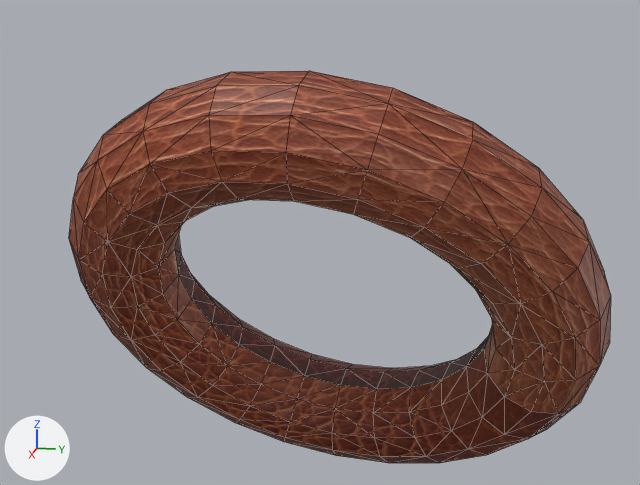
Before and after pictures for a commit that changed the OBJ model Models/Equipo/Torus.obj.
Camera for both pictures: a 50 mm camera at (0.397, -0.026, -0.766) aimed at (-0.164, -0.139, -0.906). The lights are fixed; the arrows at lower left show +X, +Y and +Z. The older version comes first. Mesh edges are drawn as thin lines. Where no turn or scale is listed for an object, it has been applied to the vertices.
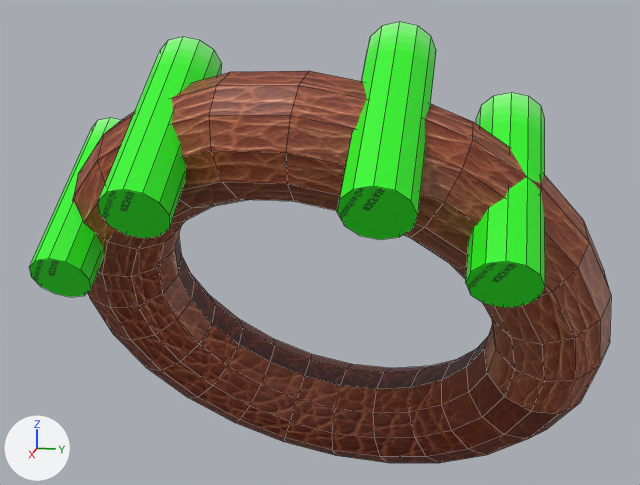
The newer file is also turned or shifted as a whole; pictures and numbers use the older file's frame.

Where the change shows, as pixel boxes [x1, y1, x2, y2] in the pictures (640 x 485 px):
'Torus', reshaped (7% wider, 12% taller)
    before: [69, 71, 611, 463]
    after: [29, 22, 611, 463]
part 1 of me_torus, added (green)
    after: [29, 118, 121, 297]
part 2 of me_torus, added (green)
    after: [98, 37, 222, 238]
part 3 of me_torus, added (green)
    after: [337, 22, 436, 240]
part 4 of me_torus, added (green)
    after: [466, 93, 545, 308]

What the commit changed:
Picture 'VerdeR.webp' (img_verder_webp) is new.
Material 'Mat_BarraCarl.002' (mat_mat_barracarl_002) is new.
Its texture is img_verder_webp.
me_torus is used by ob_torus; location (0.0, 0.0, 0.0).
me_torus had 288 vertices, 576 faces and spanned x -0.301..-0.054, y -0.32..0.05, z -1.107..-0.79.
me_torus now has 384 vertices, 344 faces and spans x -0.301..-0.015, y -0.32..0.05, z -1.107..-0.764.
me_torus part 1: a new loose piece of 24 vertices spanning x -0.208..-0.084, y -0.311..-0.271, z -0.936..-0.829, in mat_mat_barracarl_002 (picture img_verder_webp).
me_torus part 2: a new loose piece of 24 vertices spanning x -0.151..-0.027, y -0.235..-0.195, z -0.88..-0.773, in mat_mat_barracarl_002 (picture img_verder_webp).
me_torus part 3: a new loose piece of 24 vertices spanning x -0.138..-0.015, y -0.103..-0.063, z -0.872..-0.764, in mat_mat_barracarl_002 (picture img_verder_webp).
me_torus part 4: a new loose piece of 24 vertices spanning x -0.163..-0.039, y -0.039..0.001, z -0.912..-0.804, in mat_mat_barracarl_002 (picture img_verder_webp).
me_torus gains material mat_mat_barracarl_002 (picture img_verder_webp).
